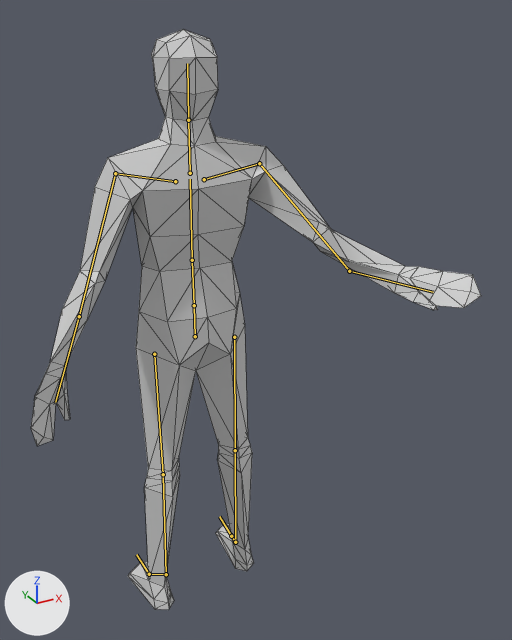
Before and after pictures for a commit that changed the glTF model assets/meshes/actors/humanoid_rig.glb.
Both versions are drawn from a 50 mm camera at (-0.77, -1.769, 1.85) aimed at (0.097, -0.193, 1.063). The axes (+X, +Y, +Z) are drawn at lower left. The lights are the same throughout. The first picture is the older version. Both versions are drawn at frame 2 of the action 'attack_1'; the numbers are the values there. The bones that change, and the others that lie on the model, are drawn over the model as lines. Mesh edges are drawn as thin lines.

In view in the first picture: 'HumanoidBase_NotOverlapping'.
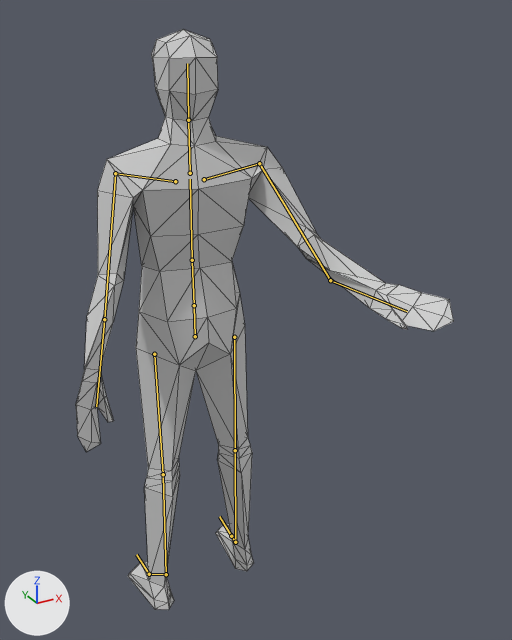
Where the change shows, as pixel boxes (x1, y1, x2, y2) in the pictures (512 x 640 px):
'HumanoidBase_NotOverlapping', posed (16% narrower)
    before: (31, 29, 481, 610)
    after: (76, 29, 454, 610)
bone 'upperarm.L', root to tip
    before: (115, 173) to (79, 316)
    after: (115, 173) to (104, 319)
bone 'upperarm.R', root to tip
    before: (259, 163) to (349, 271)
    after: (259, 163) to (330, 280)

The change, as a list of edits to the scene's bpy script:
```text
Change bone_upperarm_l:
    where bone_upperarm_l = bpy.data.objects['HumanoidRig'].pose.bones['upperarm.L']  # child of 'shoulder.L'
    bone_upperarm_l.rotation_quaternion: (0.95, -0.289, 0.037, -0.112) -> (0.92, -0.36, 0.028, -0.153)  # degrees (-34, 0, -14) -> degrees (-42, -3, -18)
Change bone_upperarm_r:
    where bone_upperarm_r = bpy.data.objects['HumanoidRig'].pose.bones['upperarm.R']  # child of 'shoulder.R'
    bone_upperarm_r.rotation_quaternion: (0.879, -0.373, -0.261, -0.113) -> (0.854, -0.448, -0.232, -0.092)  # degrees (-46, -33, 0) -> degrees (-56, -29, 3)
```
